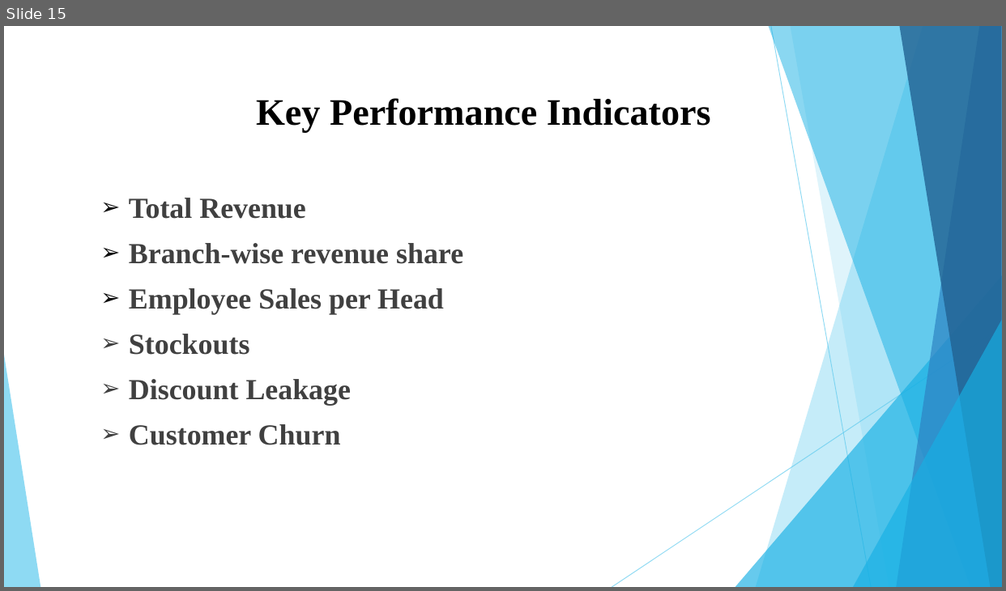
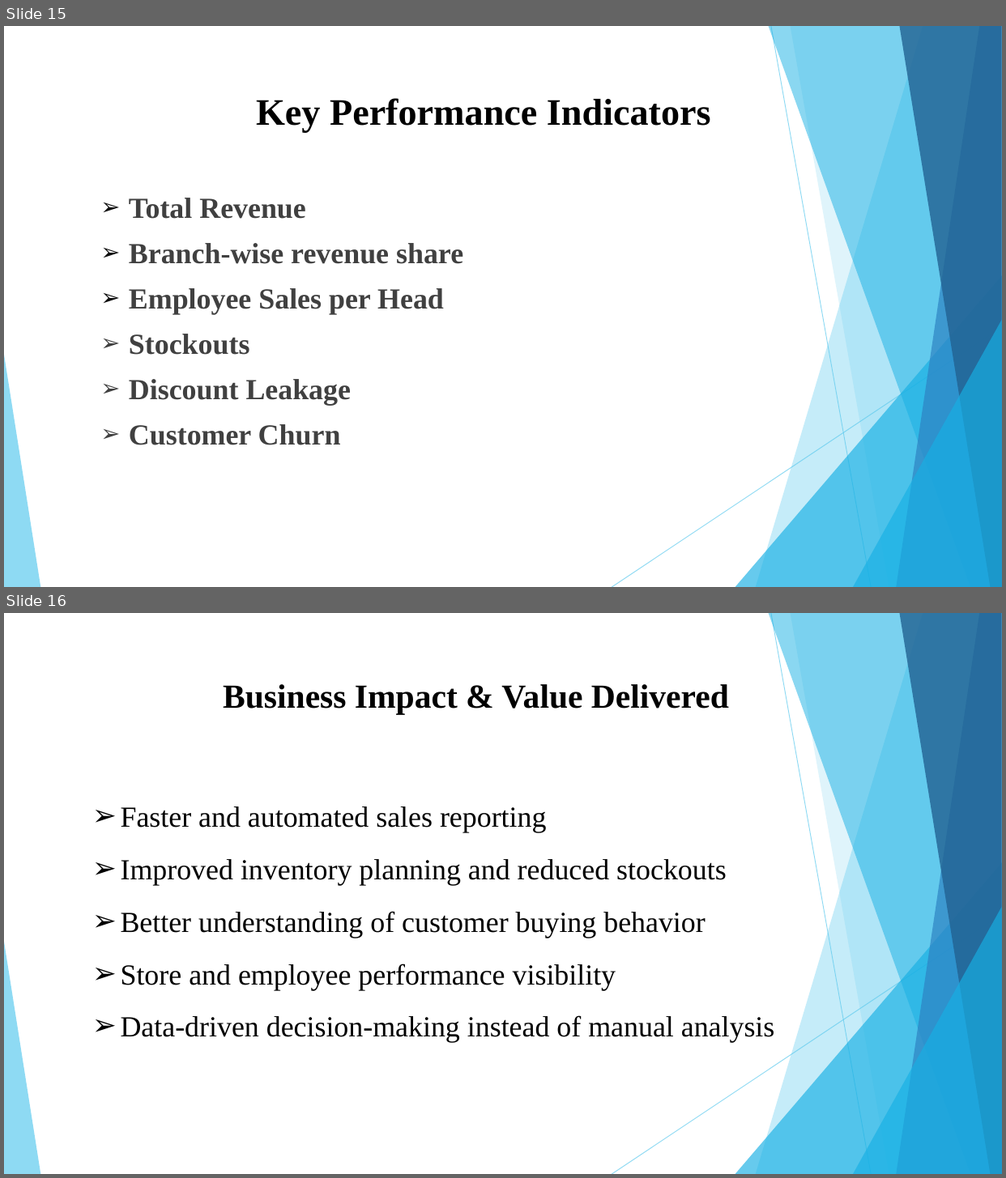
Before and after one commit to HemalaR/Smart-Analytics-For-Fashion-Sales, a slide deck: Smart Retail Analytics for Fashion Sales (1).pptx. Shown one above the other, each under a label of ours: slide 15 before the commit, slides 15 and 16 after it. The pictures are 1006x591 and 1006x1178 pixels, drawn with LibreOffice and Linux fonts; fonts in the diff are those of the drawing. Boxes give left, top, right and bottom in pixels: in the first picture for what was removed or moved away, otherwise in the second. Text is boxed around its words. In the diff, an @@ line names an element or a change of style, - is before the commit and + after.

```diff
--- a/Smart Retail Analytics for Fashion Sales (1).pptx
+++ b/Smart Retail Analytics for Fashion Sales (1).pptx
@@ slide 16 added at [4,613,1002,1174], background #FFFFFF; not listed: 10 template elements that a slide beside it also shows @@
@@ title added at [223,684,729,715], 32.4 pt, text #000000, bold @@
+Business Impact & Value Delivered
@@ text added at [121,807,775,1043], 28 pt, text #000000 @@
+➢ Faster and automated sales reporting
+➢ Improved inventory planning and reduced stockouts
+➢ Better understanding of customer buying behavior
+➢ Store and employee performance visibility
+➢ Data-driven decision-making instead of manual analysis
```
Also in this commit, not shown: 4 slides changed, 1 other slide added, 2 slides removed, 3 other files.
